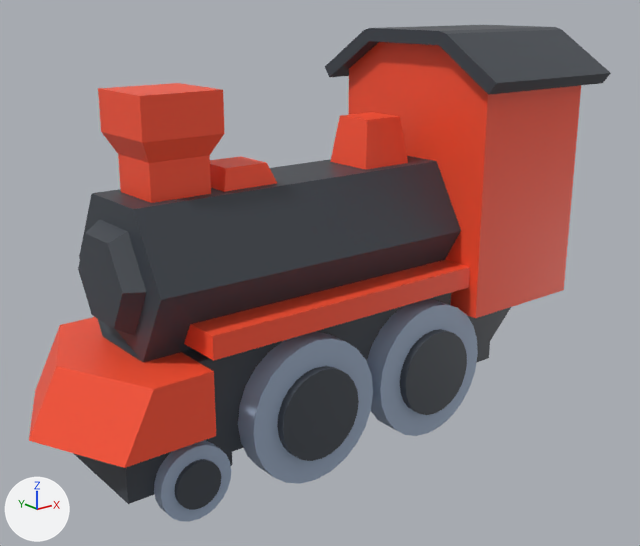
What one commit did to the COLLADA model models/trainLocomotive.dae.
Rendered twice from a 50 mm lens placed at (-0.365, -0.467, 0.302), pointed at (0.001, -0.009, 0.119). Arrows for +X, +Y and +Z are at lower left; the lights stay in place.

Objects in the first picture: 'trainLocomotive'.
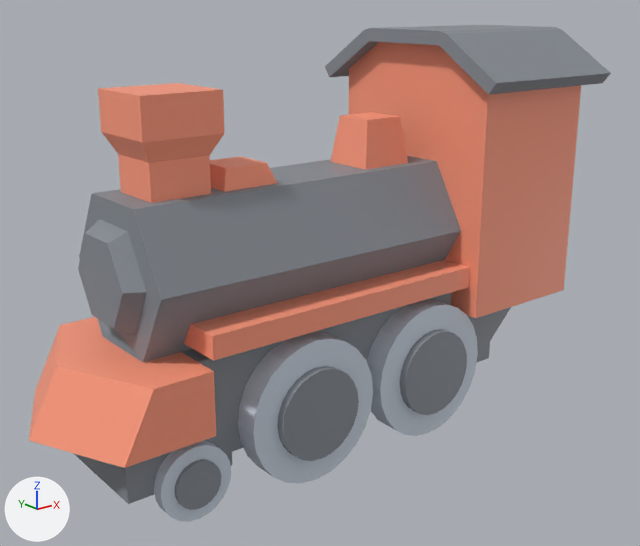
The newer file is also rescaled (x1.625), turned or shifted as a whole; pictures and numbers use the older file's frame.

The change, as a list of edits to the scene's bpy script:
```text
Change mat_stone:
    mat_stone.base_color: (0.347, 0.434, 0.584) -> (0.624, 0.69, 0.788)  # blue #9fb0c9 -> white #cfd8e6
Change mat_traingrey:
    mat_traingrey.base_color: (0.0482, 0.0578, 0.0723) -> (0.243, 0.267, 0.298)  # dark grey #3e444c -> grey #878d94
Change mat_ribbon:
    mat_ribbon.base_color: (1.0, 0.0865, 0.0343) -> (1.0, 0.325, 0.204)  # red #ff5334 -> orange #ff9a7d
```

Boxes (x1, y1, x2, y2) around the edits, measured in the pictures (640 x 546 px):
'trainLocomotive', recoloured: (29, 25, 611, 522) in both
